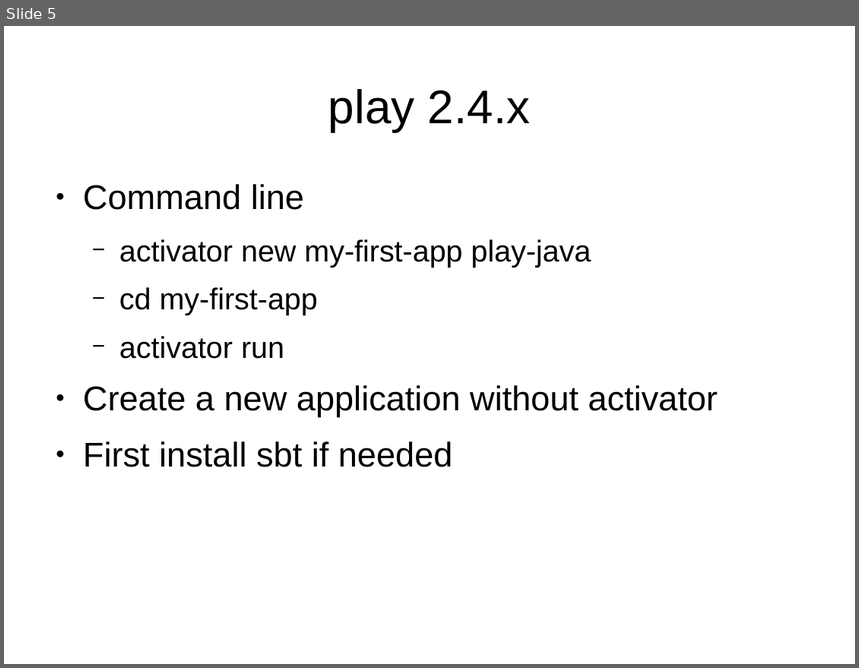
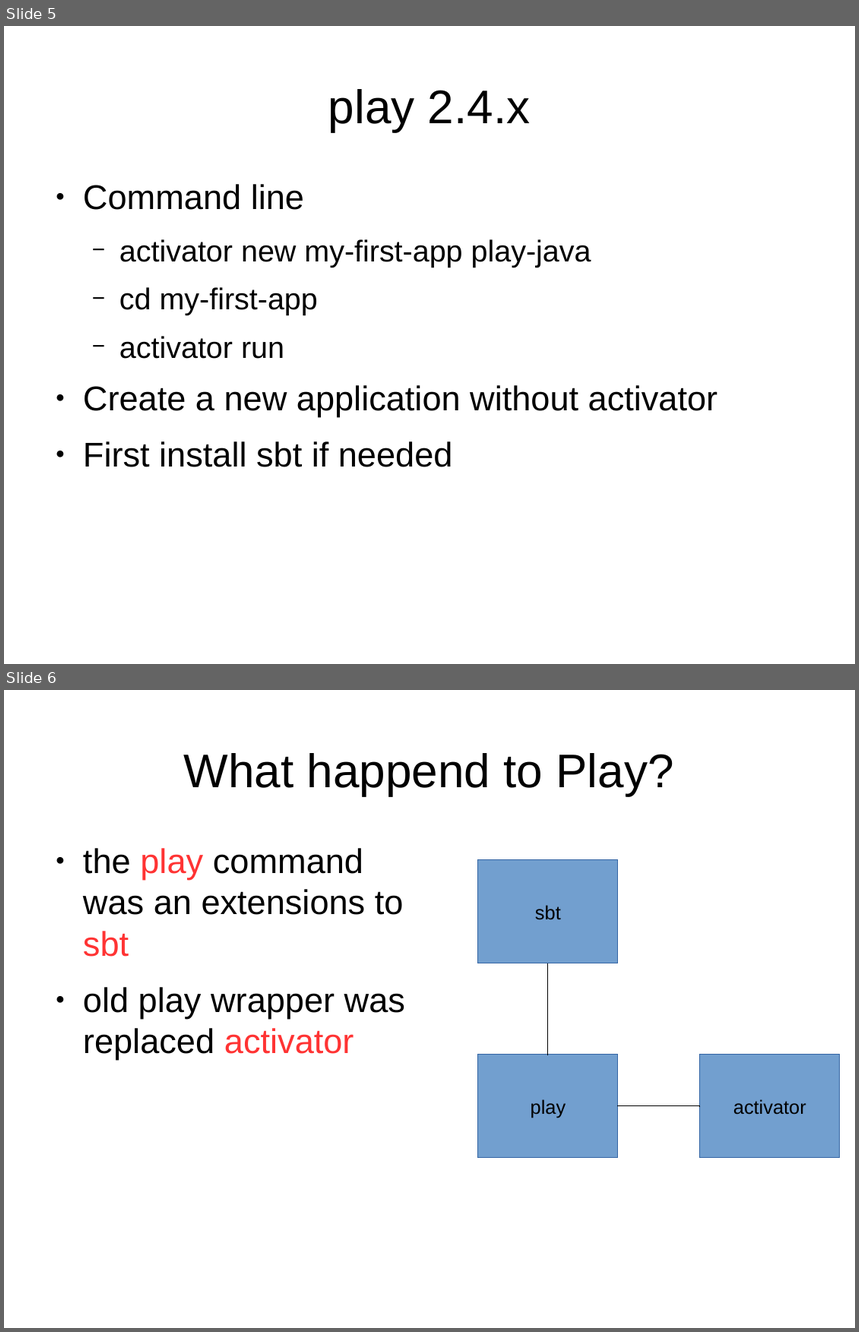
Before and after one commit to sallop/til, a slide deck: play2.odp. Shown one above the other, each under a label of ours: slide 5 before the commit, slides 5 and 6 after it. The pictures are 859x668 and 859x1332 pixels, drawn with LibreOffice and Linux fonts; fonts in the diff are those of the drawing. Boxes give left, top, right and bottom in pixels: in the first picture for what was removed or moved away, otherwise in the second. Text is boxed around its words. In the diff, an @@ line names an element or a change of style, - is before the commit and + after.

Commit message:
what happen to play?

```diff
--- a/play2.odp
+++ b/play2.odp
@@ slide 6 added at [4, 690, 855, 1328], background #FFFFFF @@
@@ title added at [184, 753, 674, 796], 44 pt, text #000000 @@
+What happend to Play?
@@ text added at [83, 848, 405, 1060], 32 pt, text #000000 @@
+● the play command was an extensions to sbt
+● old play wrapper was replaced activator
@@ rectangle added at [478, 860, 618, 964], fill #729FCF, outline #3465A4 0 pt, 18 pt, text #000000 @@
+sbt
@@ elbow line added from (549, 1055) to (549, 964), #000000 0 pt @@
@@ rectangle added at [478, 1055, 618, 1158], fill #729FCF, outline #3465A4 0 pt, 18 pt, text #000000 @@
+play
@@ rectangle added at [701, 1055, 841, 1158], fill #729FCF, outline #3465A4 0 pt, 18 pt, text #000000 @@
+activator
@@ elbow line added from (618, 1106) to (701, 1106), #000000 0 pt @@
```
Also in this commit, not shown: 1 other slide added, 1 slide removed.
